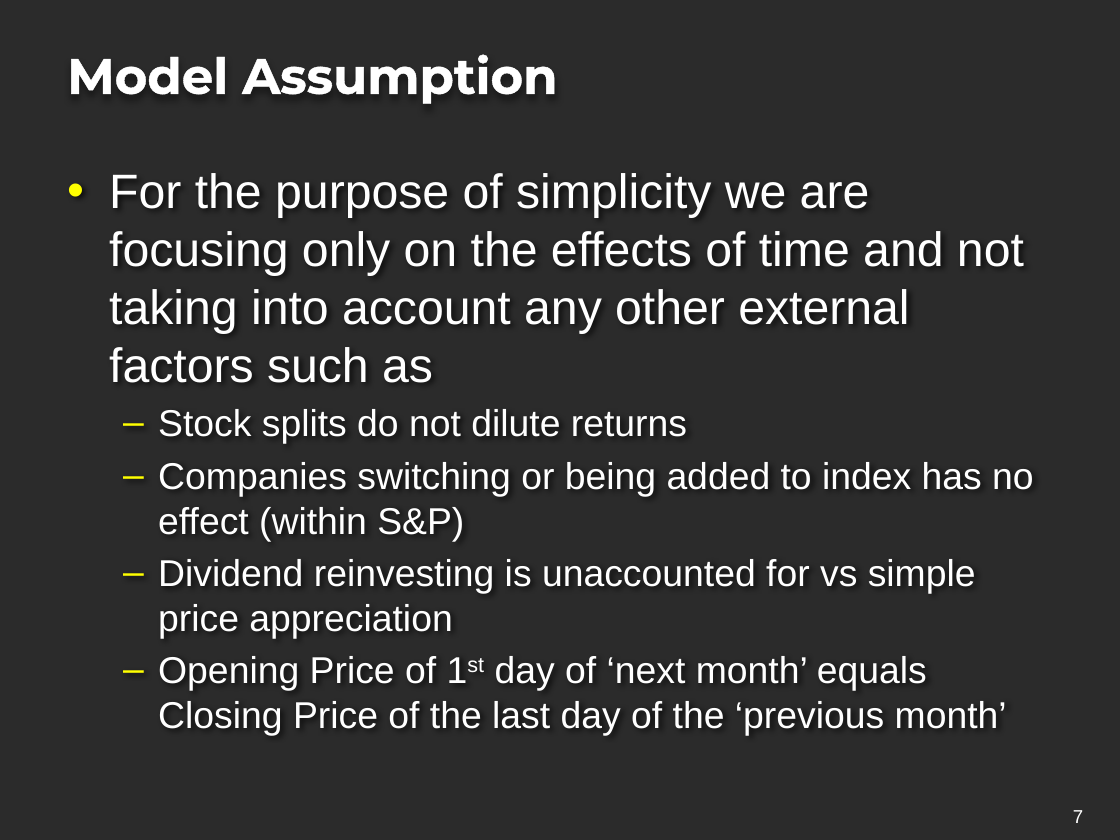
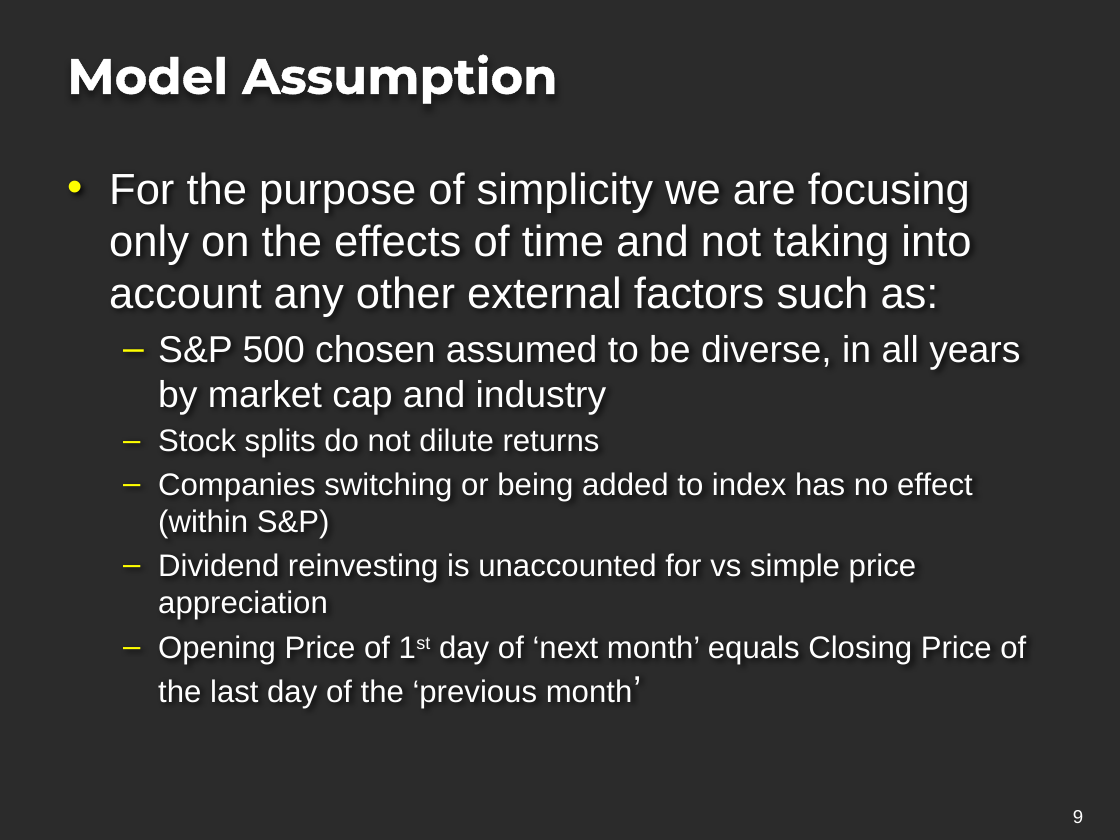
Before and after one commit to projectoneda/projectone, a slide deck: slide 10 of Portfolio Strategy Project.pptx (slide 8 before the commit). Drawn at 1120x840 pixels with LibreOffice and Linux fonts; fonts in the diff are those of the drawing; background and template pictures are left out; a plain dark background stands for a picture behind light text. Boxes give left, top, right and bottom in pixels: in the first picture for what was removed or moved away, otherwise in the second. Text is boxed around its words. In the diff, an @@ line names an element or a change of style, - is before the commit and + after.

Commit message:
PPT update

```diff
--- a/Portfolio Strategy Project.pptx
+++ b/Portfolio Strategy Project.pptx
@@ text at (109,172,1020,414): text changed; size 31 to 28 pt @@
-• For the purpose of simplicity we are focusing only on the effects of time and not taking into account any other external factors such as
+• For the purpose of simplicity we are focusing only on the effects of time and not taking into account any other external factors such as:
+  – S&P 500 chosen assumed to be diverse, in all years by market cap and industry
@@ text at (158,428,1026,708): size 24 to 20 pt in "Stock splits do not dilute returns", "Companies switching or being added to index ...", "Dividend reinvesting is unaccounted for vs simple ...", "Opening Price of 1st day of ‘next ..." @@
@@ page number at (1073,810,1083,823): text changed @@
-7
+9
```
Also in this commit, not shown: 1 other slide changed, 2 slides added.
